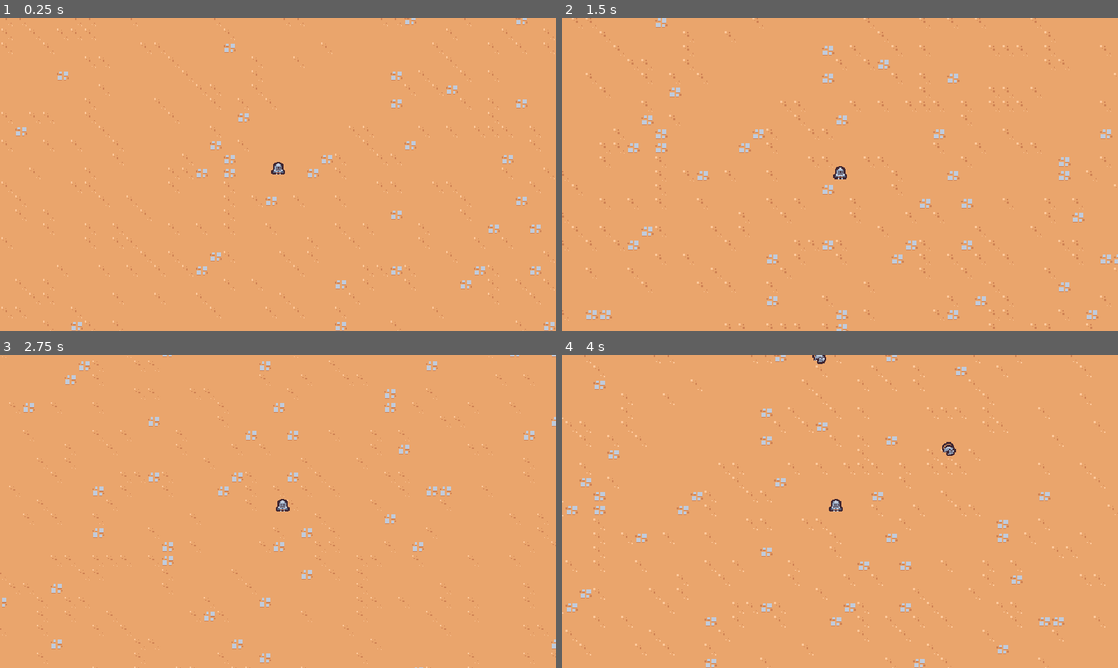
Above: before the commit, frames 1-4 (two rows, left to right).
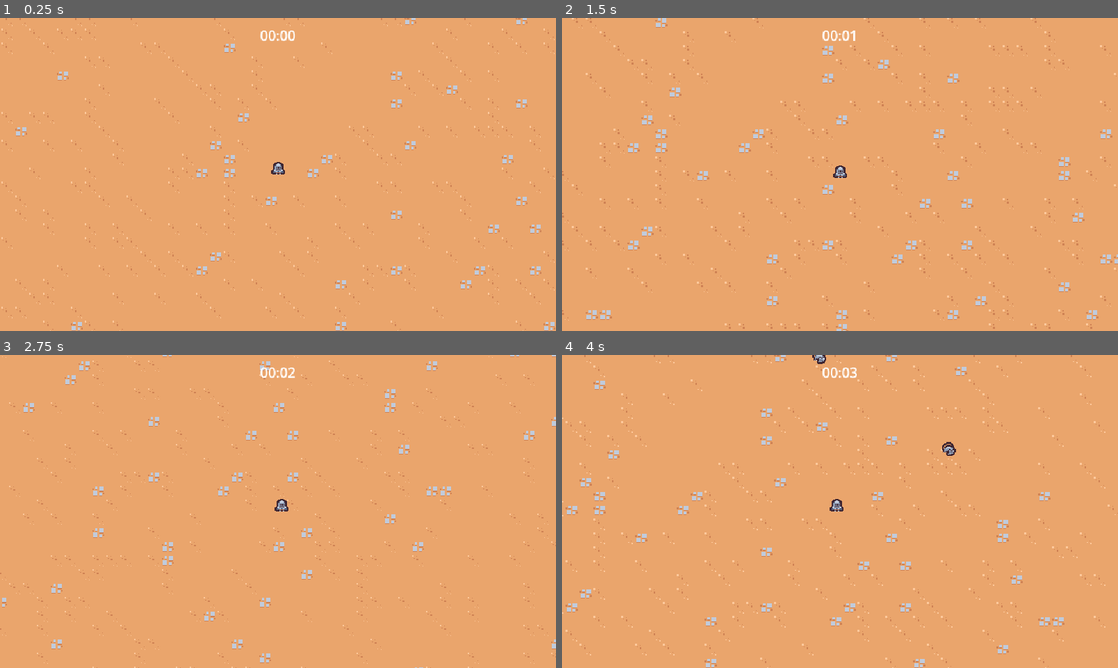
Above: after the commit, the same moments.

Repository: sebasvelasco353/2DSurvivorsCourse
Game: Godot game, scene res://scenes/main/main.tscn
The game is run twice, just before and just after one commit, with the same random seed, the same clock (stepped at 60 frames per second) and the same inputs.
Inputs:
- Up to frame 1 (0.25 s): no input
- Up to frame 2 (1.5 s): tap Enter at 0.5 s; hold D (move_right) 0.53-1.28 s; hold S (move_down) from 1.28 s (still down)
- Up to frame 3 (2.75 s): release S (move_down) at 2.03 s; hold D (move_right) from 2.03 s (still down)
- Up to frame 4 (4 s): release D (move_right) at 2.78 s; hold W (move_up) 2.78-3.53 s; hold A (move_left) from 3.53 s (still down)

The runs differ from the first frame. In frame 1, 0.1% of the frame differs, in the area x 46-54%, y 4-8%; in frame 2, 0.2%; in frame 3, 0.2%, in the area x 46-54%, y 4-50%; in frame 4, 0.2%.

Commit message:
Finished video 15: Game loop Foundation

Diff:
--- a/project.godot
+++ b/project.godot
@@ -56,4 +56,3 @@
 [rendering]
 
 textures/canvas_textures/default_texture_filter=0
-2d/snap/snap_2d_transforms_to_pixel=true
--- a/scenes/main/main.tscn
+++ b/scenes/main/main.tscn
@@ -1,11 +1,18 @@
-[gd_scene load_steps=5 format=3 uid="uid://dqdrulrsf4e65"]
+[gd_scene load_steps=7 format=3 uid="uid://dqdrulrsf4e65"]
 
 [ext_resource type="PackedScene" uid="uid://bocn10i761ygr" path="res://scenes/player/player.tscn" id="1_0cqic"]
 [ext_resource type="PackedScene" uid="uid://c1m6gsfw56cim" path="res://scenes/manager/enemy_manager.tscn" id="1_2t313"]
 [ext_resource type="TileSet" uid="uid://cdhf1unwltu2o" path="res://resources/tileset.tres" id="1_4t3n2"]
+[ext_resource type="PackedScene" uid="uid://ccm6c82xc6ncg" path="res://scenes/manager/arena_time_manager.tscn" id="1_76yer"]
+[ext_resource type="PackedScene" uid="uid://cpclgv1jw8k2h" path="res://scenes/ui/arena_time_ui.tscn" id="1_d1ykh"]
 [ext_resource type="PackedScene" uid="uid://dyrqi0jil0jwm" path="res://scenes/game_camera/game_camera.tscn" id="1_hx2yp"]
 
 [node name="Main" type="Node"]
+
+[node name="ArenaTimeUI" parent="." node_paths=PackedStringArray("arena_time_manager") instance=ExtResource("1_d1ykh")]
+arena_time_manager = NodePath("../ArenaTimeManager")
+
+[node name="ArenaTimeManager" parent="." instance=ExtResource("1_76yer")]
 
 [node name="EnemyManager" parent="." instance=ExtResource("1_2t313")]
 
--- /dev/null
+++ b/scenes/manager/arena_time_manager.gd
@@ -0,0 +1,6 @@
+extends Node
+
+@onready var timer = $Timer
+
+func get_time_elapsed():
+	return timer.wait_time - timer.time_left
--- /dev/null
+++ b/scenes/manager/arena_time_manager.tscn
@@ -0,0 +1,11 @@
+[gd_scene load_steps=2 format=3 uid="uid://ccm6c82xc6ncg"]
+
+[ext_resource type="Script" path="res://scenes/manager/arena_time_manager.gd" id="1_r030g"]
+
+[node name="ArenaTimeManager" type="Node"]
+script = ExtResource("1_r030g")
+
+[node name="Timer" type="Timer" parent="."]
+wait_time = 60.0
+one_shot = true
+autostart = true
--- /dev/null
+++ b/scenes/ui/arena_time_ui.gd
@@ -0,0 +1,15 @@
+extends CanvasLayer
+
+@export var arena_time_manager:Node
+@onready var label = %Label
+
+func _process(delta):
+	if arena_time_manager == null:
+		return
+	var time_elapsed = arena_time_manager.get_time_elapsed()
+	label.text = format_seconds_to_string(time_elapsed)
+
+func format_seconds_to_string(seconds:float) -> String:
+	var minutes = floor(seconds / 60)
+	var remaining_seconds = floor(seconds - (minutes * 60))
+	return ("%02d"%minutes) + ":" + ("%02d"%remaining_seconds)
--- /dev/null
+++ b/scenes/ui/arena_time_ui.tscn
@@ -0,0 +1,22 @@
+[gd_scene load_steps=2 format=3 uid="uid://cpclgv1jw8k2h"]
+
+[ext_resource type="Script" path="res://scenes/ui/arena_time_ui.gd" id="1_5bkkj"]
+
+[node name="ArenaTimeUI" type="CanvasLayer"]
+script = ExtResource("1_5bkkj")
+
+[node name="MarginContainer" type="MarginContainer" parent="."]
+anchors_preset = 15
+anchor_right = 1.0
+anchor_bottom = 1.0
+grow_horizontal = 2
+grow_vertical = 2
+mouse_filter = 2
+theme_override_constants/margin_top = 8
+
+[node name="Label" type="Label" parent="MarginContainer"]
+unique_name_in_owner = true
+layout_mode = 2
+size_flags_horizontal = 4
+size_flags_vertical = 0
+text = "Test"
